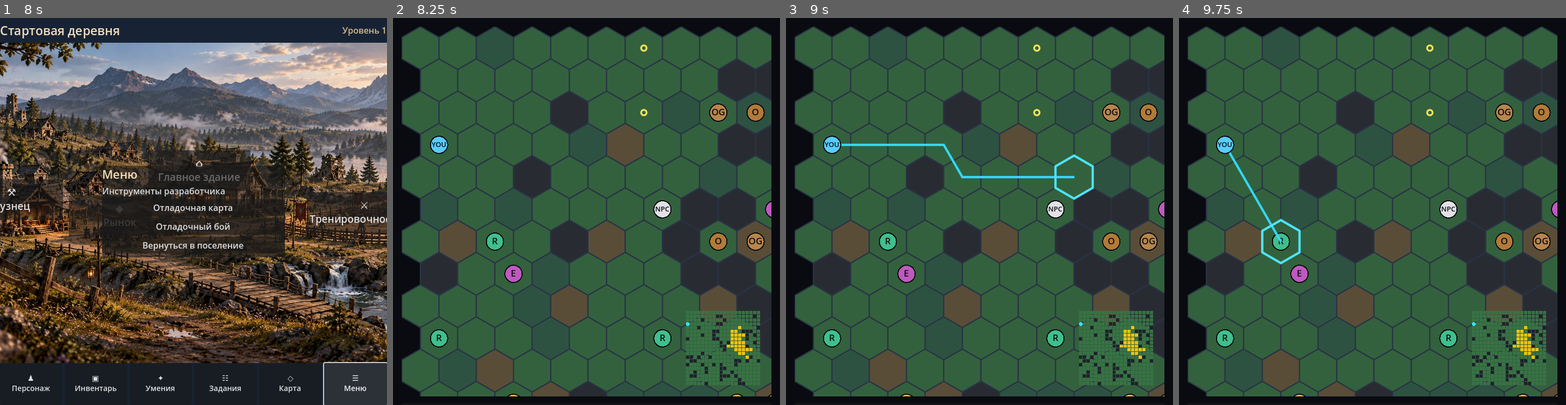
Above: before the commit, frames 1-4 (left to right).
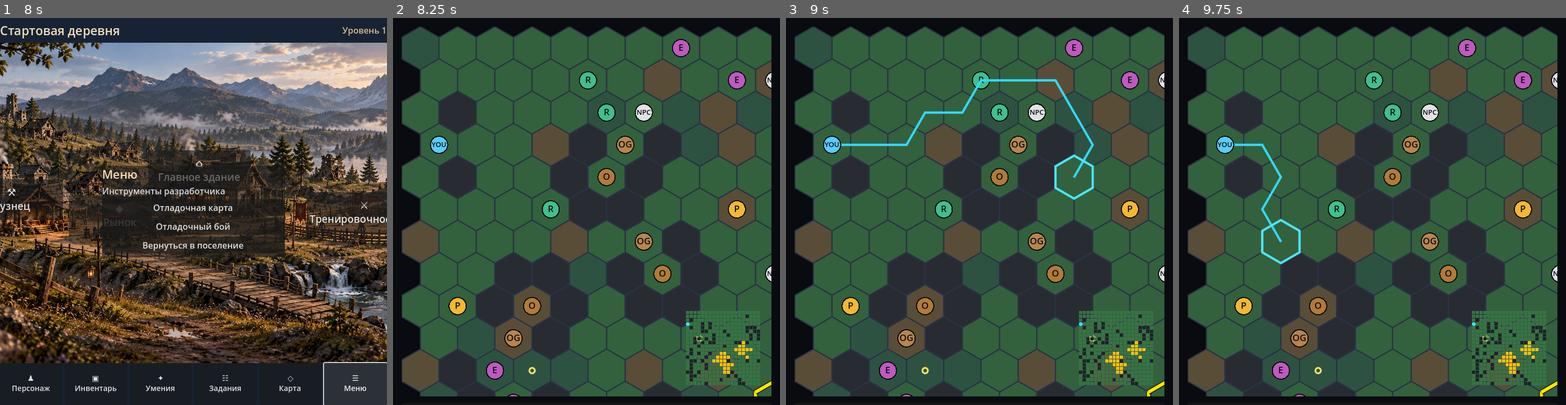
Above: after the commit, the same moments.

Repository: Archoniou1987/Battle-of-Artheon
Game: Godot game, scene res://scenes/main/main.tscn
The game is run twice, just before and just after one commit, with the same random seed, the same clock (stepped at 60 frames per second) and the same inputs.
Inputs (mouse positions are in pixels of both pictures, inside the frame that each line leads up to):
- Up to frame 1 (8 s): click "⚒ Кузнец" at 0.5 s; click "◆ Рынок" at 1.25 s; click "⌂ Главное здание" at 2 s; click "⚔ Тренировочное поле" at 2.75 s; click "♟ Персонаж" at 3.5 s; click "▣ Инвентарь" at 4.25 s; click "✦ Умения" at 5 s; click "☷ Задания" at 5.75 s; click "◇ Карта" at 6.5 s; click "☰ Меню" at 7.25 s
- Up to frame 2 (8.25 s): click "Отладочная карта" at 8 s
- Up to frame 3 (9 s): tap Enter at 8.75 s; move the mouse to (1064, 192) at 8.77 s; click (1064, 192) at 8.92 s
- Up to frame 4 (9.75 s): tap Space at 9.5 s; drag from (1295, 230) to (1353, 288) at 9.52 s

Frame 1 is identical in both runs. In frame 2, 36% of the frame differs, in the area x 2-98%, y 5-98%; in frame 3, 36%; in frame 4, 36%.

Commit message:
Add independent region difficulty tiers and future loot quality profiles

Diff:
--- a/core/map/map_region_generator.gd
+++ b/core/map/map_region_generator.gd
@@ -8,6 +8,22 @@
 	{"id":"ruins","chance":0.40,"priority":10}
 ]
 const ATTEMPTS := 60
+const DIFFICULTY_MIN := 1
+const DIFFICULTY_MAX := 5
+
+static func difficulty_profile(tier:int)->Dictionary:
+	var level:int=clampi(tier,DIFFICULTY_MIN,DIFFICULTY_MAX)
+	return {
+		"difficulty_tier":level,
+		"npc_density_multiplier":1.0+float(level-1)*0.25,
+		"npc_power_multiplier":1.0+float(level-1)*0.20,
+		"loot_quality_multiplier":1.0+float(level-1)*0.35,
+		"max_npcs_per_hex":mini(4,1+level)
+	}
+
+static func _set_region_difficulty(region:Dictionary,rng:RandomNumberGenerator)->void:
+	region.merge(difficulty_profile(rng.randi_range(DIFFICULTY_MIN,DIFFICULTY_MAX)),true)
+
 
 static func generate(map:TacticalMapState, entrance:Vector2i, exit:Vector2i, main_path:Array[Vector2i], rng:RandomNumberGenerator)->Dictionary:
 	var protected:Dictionary={}
@@ -95,7 +111,9 @@
 		if regions.size()<cap and not candidates.is_empty():
 			var definition:Dictionary=candidates.pop_front()
 			var region_id:="REGION_%02d"%regions.size()
-			regions.append({"region_id":region_id,"region_type":definition["id"],"cells":cells.duplicate(),"entrances":[pocket["gate"]],"pocket_id":pocket_id})
+			var new_region:Dictionary={"region_id":region_id,"region_type":definition["id"],"cells":cells.duplicate(),"entrances":[pocket["gate"]],"pocket_id":pocket_id}
+			_set_region_difficulty(new_region,rng)
+			regions.append(new_region)
 	# Thematic regions are not required to be pockets. Place remaining
 	# successful probability rolls as open regions if pocket shaping failed.
 	# No walls are introduced here, so the guaranteed route stays intact.
@@ -135,7 +153,9 @@
 			map.set_terrain(pos,"grass",1.0)
 			reserved[pos]=true
 		var region_id:="REGION_%02d"%regions.size()
-		regions.append({"region_id":region_id,"region_type":definition["id"],"cells":selected,"entrances":[],"pocket_id":""})
+		var new_region:Dictionary={"region_id":region_id,"region_type":definition["id"],"cells":selected,"entrances":[],"pocket_id":""}
+		_set_region_difficulty(new_region,rng)
+		regions.append(new_region)
 	# A guaranteed thematic region for 20x20 maps, independent of pocket geometry.
 	if regions.is_empty():
 		var fallback:Array[Vector2i]=[]
@@ -162,5 +182,7 @@
 				map.set_obstacle(pos,"",false)
 				map.set_terrain(pos,"grass",1.0)
 			var definition:Dictionary=REGION_TYPES[rng.randi_range(0,REGION_TYPES.size()-1)]
-			regions.append({"region_id":"REGION_00","region_type":definition["id"],"cells":selected,"entrances":[],"pocket_id":""})
+			var new_region:Dictionary={"region_id":"REGION_00","region_type":definition["id"],"cells":selected,"entrances":[],"pocket_id":""}
+			_set_region_difficulty(new_region,rng)
+			regions.append(new_region)
 	return {"pockets":pockets,"regions":regions,"region_candidates":candidate_count,"pocket_attempts":attempts_total,"geometry_rejections":rejected_geometry}
